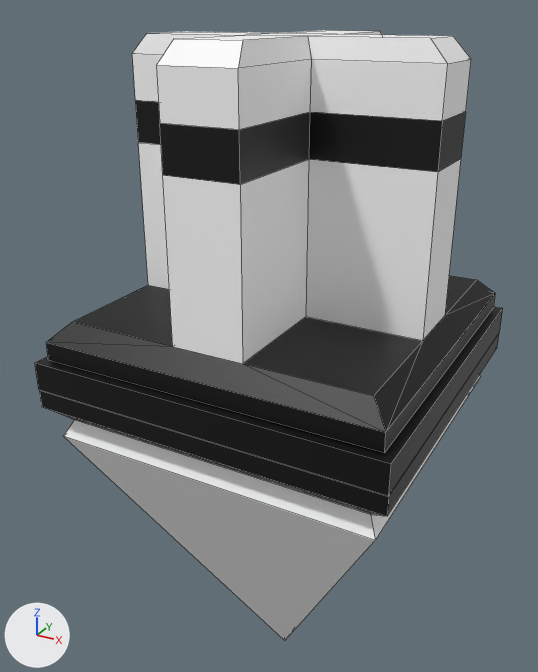
The FBX model Assets/Project/NewVisuals/Models/Environment/Wall_Tile_Cross.fbx as it was, and as the next commit left it.
Before and after are seen from a 50 mm camera at (0.909, -1.77, 0.758) aimed at (-0.082, 0.032, -0.143). Lighting does not change. The marker at lower left points along +X, +Y and +Z. Mesh edges are drawn as thin lines. Where no turn or scale is listed for an object, it has been applied to the vertices.

In view in the first picture: 'Wall_tile_1'.
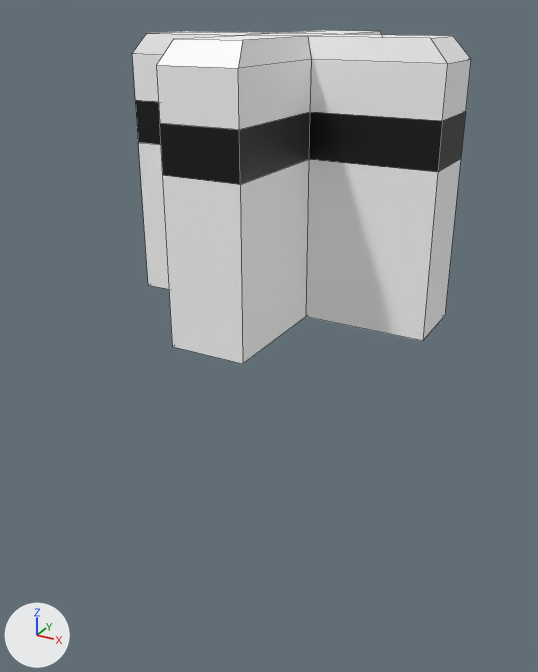
What differs and where, as boxes [x1, y1, x2, y2] in the pictures (538 x 672 px):
'Wall_tile_1', reshaped (28% narrower, 45% shorter): before [35, 30, 503, 641]; after [132, 30, 471, 364]
part 1 of me_меш, deleted (black): before [39, 334, 499, 516]
part 2 of me_меш, deleted: before [64, 375, 480, 641]
part 3 of me_меш, deleted (black): before [35, 307, 503, 496]
part 4 of me_меш, cut back: before [46, 276, 495, 453]

The change, as a diff of the scene's bpy script:
```diff
--- a/Assets/Project/NewVisuals/Models/Environment/Wall_Tile_Cross.fbx.py
+++ b/Assets/Project/NewVisuals/Models/Environment/Wall_Tile_Cross.fbx.py
@@ me_меш @@
 # used by ob_wall_tile_1; location = (0.0, 0.0, 0.0)
-me_меш.from_pydata(...)  # 101 vertices, 99 faces; spans x -0.5..0.5, y -0.5..0.5, z -1.29..0.7
+me_меш.from_pydata(...)  # 60 vertices, 58 faces; spans x -0.42..0.42, y -0.43..0.42, z 0.0..0.7
+# me_меш part 1: the loose piece of 12 vertices spanning x -0.5..0.5, y -0.5..0.5, z -0.29..-0.19 is deleted
+# me_меш part 2: the loose piece of 9 vertices spanning x -0.47..0.47, y -0.47..0.47, z -1.29..-0.29 is deleted
+# me_меш part 3: the loose piece of 8 vertices spanning x -0.5..0.5, y -0.5..0.5, z -0.18..-0.1 is deleted
+# me_меш part 4
+# 12 vertices are removed from x -0.47..0.47, y -0.47..0.48, z -0.1..0.0
+# 21 faces are deleted
+# 5 new faces join them
 me_меш.materials.append(mat_материал)
```
